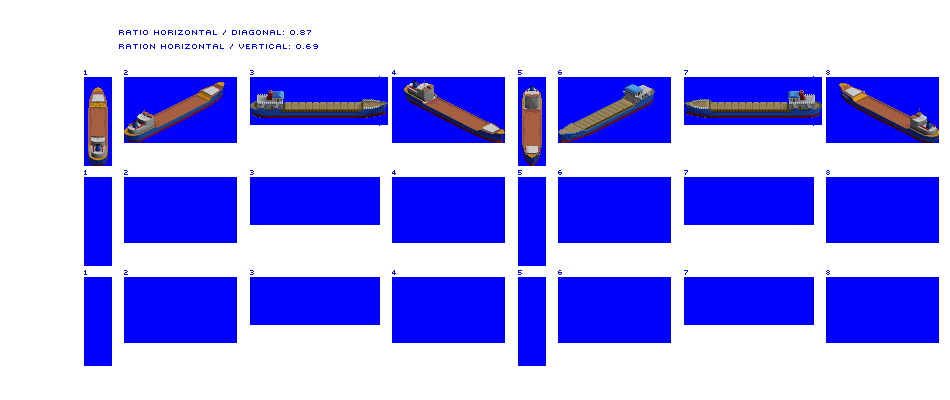
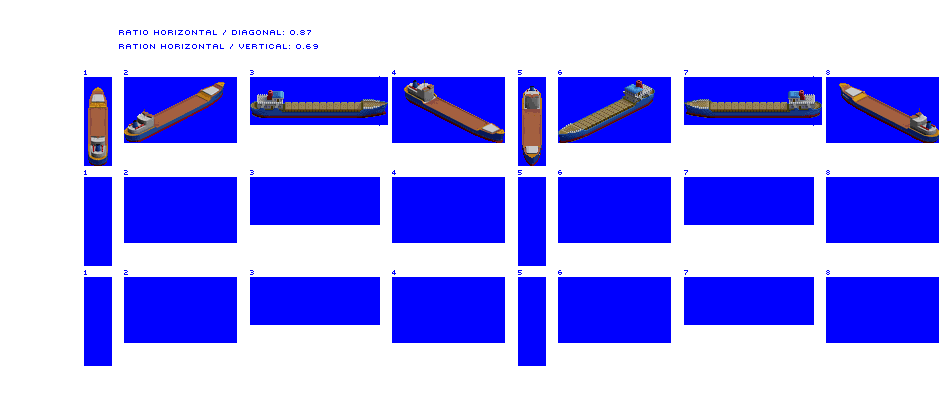
Two versions of the same layered image (950x400). Layer-by-layer changes:
painted on "Large Coaster" over [558, 80, 654, 143]
